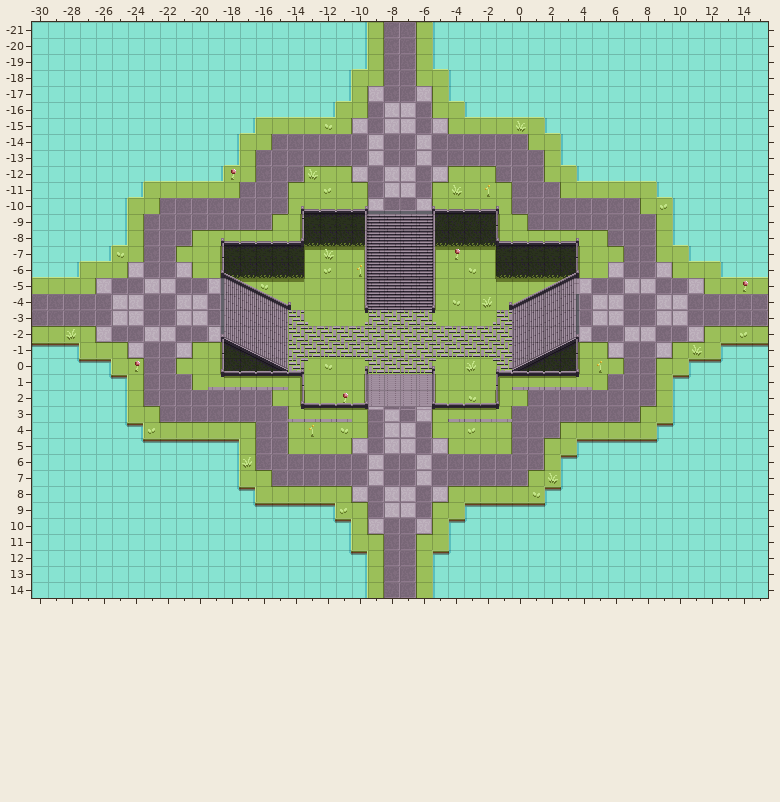
Two states of a Tiled map, Artwork/TileSets/TileMaps/Maps/Playground.tmx. Above is the file before it was changed.
Cells are 16x16 px. Shown: x -30..15, y -21..14. Tiles whose own drawing changed are shown in their newer look in all pictures.
New version:
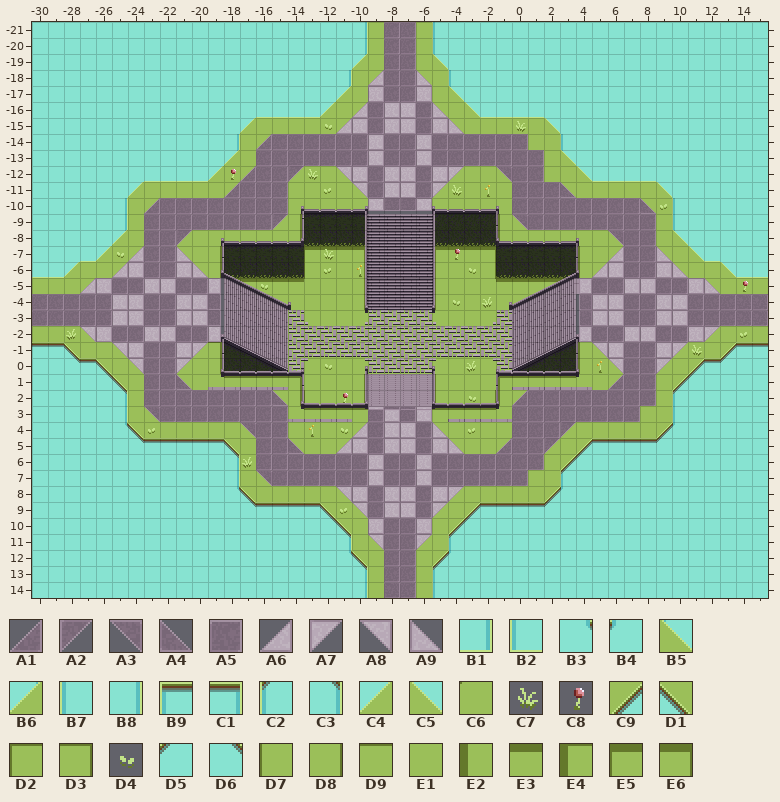
Key: from "STONE": A1 23, A2 23 turned 180, A3 23 turned 270, A4 23 turned 90, A5 24, A6 43, A7 43 turned 180, A8 43 turned 270, A9 43 turned 90, B1 144, B2 144 flipped left-right, B3 163 flipped up-down, B4 163 turned 180, B5 168 flipped up-down, B6 168 turned 180, B7 183, B8 183 flipped left-right, B9 185 flipped on the other diagonal, C1 185 turned 270, C2 187, C3 187 flipped left-right, C4 188 turned 180, C5 188 turned 270, C6 203, C7 205 flipped left-right, C8 207, C9 208, D1 208 turned 90, D2 223, D3 223 turned 90, D4 226 flipped left-right, D5 228, D6 228 turned 90, D7 243, D8 243 turned 180, D9 243 turned 90, E1 244, E2 245, E3 245 turned 90, E4 246, E5 246 flipped on the diagonal, E6 246 turned 90.
__ is an empty cell, ## one hidden under a higher layer.
Tiles replaced or removed in this view: A5, B1, B2, B3, B4, B7, B8, B9, C1, C6, C7, C8, D2, D3, D4, D7, D8, D9, E4, E5, E6.
What changed:
Changed rows in their new state; .. is an unchanged cell.
Layer "Camada de Blocos 2":
first column x -30:
-21 .. .. .. .. .. .. .. .. .. .. .. .. .. .. .. .. .. .. .. .. .. E1 .. .. E1 .. .. .. .. .. .. .. .. .. .. .. .. .. .. .. .. .. .. .. .. ..
-20 .. .. .. .. .. .. .. .. .. .. .. .. .. .. .. .. .. .. .. .. .. E1 .. .. E1 .. .. .. .. .. .. .. .. .. .. .. .. .. .. .. .. .. .. .. .. ..
-19 .. .. .. .. .. .. .. .. .. .. .. .. .. .. .. .. .. .. .. .. B6 E1 .. .. E1 B5 .. .. .. .. .. .. .. .. .. .. .. .. .. .. .. .. .. .. .. ..
-17 .. .. .. .. .. .. .. .. .. .. .. .. .. .. .. .. .. .. .. B6 E1 .. .. .. .. E1 B5 .. .. .. .. .. .. .. .. .. .. .. .. .. .. .. .. .. .. ..
-16 .. .. .. .. .. .. .. .. .. .. .. .. .. .. .. .. .. .. C4 .. E1 .. .. .. .. E1 .. C5 .. .. .. .. .. .. .. .. .. .. .. .. .. .. .. .. .. ..
-15 .. .. .. .. .. .. .. .. .. .. .. .. .. C4 .. .. .. .. .. E1 .. .. .. .. .. .. E1 .. .. .. .. .. C5 .. .. .. .. .. .. .. .. .. .. .. .. ..
-14 .. .. .. .. .. .. .. .. .. .. .. .. .. .. .. .. .. .. .. .. .. .. .. .. .. .. .. .. .. .. .. E1 .. .. .. .. .. .. .. .. .. .. .. .. .. ..
-13 .. .. .. .. .. .. .. .. .. .. .. .. B6 E1 .. .. .. .. .. .. .. .. .. .. .. .. .. .. .. .. .. .. E1 B5 .. .. .. .. .. .. .. .. .. .. .. ..
-12 .. .. .. .. .. .. .. .. .. .. .. C4 .. .. .. .. E1 E1 E1 E1 .. .. .. .. .. .. E1 E1 E1 E1 .. .. E1 .. C5 .. .. .. .. .. .. .. .. .. .. ..
-11 .. .. .. .. .. .. C4 .. .. .. .. .. .. .. .. .. E1 .. .. .. E1 .. .. .. .. E1 .. .. .. E1 .. .. .. .. .. .. .. .. .. C5 .. .. .. .. .. ..
-10 .. .. .. .. .. .. .. .. .. .. .. .. .. .. .. .. E1 .. .. .. E1 .. .. .. .. E1 .. .. .. E1 .. .. .. .. .. .. .. .. E1 .. .. .. .. .. .. ..
 -9 .. .. .. .. .. .. E1 .. .. .. .. .. .. .. .. E1 .. .. .. .. .. .. .. .. .. .. .. .. .. .. E1 .. .. .. .. .. .. .. .. E1 .. .. .. .. .. ..
 -8 .. .. .. .. .. B6 E1 .. .. E1 E1 E1 E1 E1 E1 .. .. .. .. .. .. .. .. .. .. .. .. .. .. .. .. E1 E1 E1 E1 E1 E1 .. .. E1 B5 .. .. .. .. ..
 -7 .. .. .. .. C4 .. E1 .. .. E1 .. .. .. .. .. .. .. .. .. .. .. .. .. .. .. .. .. .. .. .. .. .. .. .. .. .. E1 .. .. .. .. C5 .. .. .. ..
 -6 .. .. C4 .. .. E1 .. .. .. .. .. .. .. .. .. .. .. .. .. .. .. .. .. .. .. .. .. .. .. .. .. .. .. .. .. .. .. .. .. .. E1 .. .. C5 .. ..
 -5 .. .. .. E1 .. .. .. .. .. .. .. .. .. .. .. .. .. .. .. .. .. .. .. .. .. .. .. .. .. .. .. .. .. .. .. .. .. .. .. .. .. .. E1 .. .. ..
 -2 E1 E1 E1 C6 .. .. .. .. .. .. .. .. .. .. .. .. .. .. .. .. .. .. .. .. .. .. .. .. .. .. .. .. .. .. .. .. .. .. .. .. .. .. E1 E1 E1 E1
 -1 .. .. D1 .. E1 .. .. .. .. .. .. .. .. .. .. .. .. .. .. .. .. .. .. .. .. .. .. .. .. .. .. .. .. .. E2 E1 .. .. .. .. E1 E1 .. C9 .. ..
  0 .. .. D6 .. D1 .. .. .. .. .. .. .. .. .. .. .. .. .. .. .. .. .. .. .. .. .. .. .. .. .. .. .. .. .. .. .. E1 .. .. E1 .. C9 .. D5 .. ..
  1 .. .. .. .. D6 D1 E1 .. .. E1 ## .. .. .. .. .. .. .. .. .. .. .. .. .. .. .. .. .. .. .. .. .. .. .. .. E1 E1 .. .. E1 C9 D5 .. .. .. ..
  2 .. .. .. .. .. C3 E1 .. .. .. .. .. .. .. .. E1 .. .. .. .. .. .. .. .. .. .. .. .. .. .. .. .. .. .. .. .. .. .. .. E1 C2 .. .. .. .. ..
  3 .. .. .. .. .. .. .. E1 .. .. .. .. .. .. .. .. E1 .. .. .. E3 .. .. .. .. E3 .. .. .. E1 .. .. .. .. .. .. .. .. E1 .. .. .. .. .. .. ..
  4 .. .. .. .. .. .. D1 .. E1 E1 E1 E1 E1 E1 .. .. E1 .. .. .. E1 .. .. .. .. E1 .. .. .. E1 .. .. .. E1 E1 E1 E1 E1 .. C9 .. .. .. .. .. ..
  5 .. .. .. .. .. .. D6 .. .. .. .. .. D1 E1 .. .. E1 .. .. E1 .. .. .. .. .. .. E1 .. .. E1 .. .. E1 .. C9 .. .. .. .. D5 .. .. .. .. .. ..
  6 .. .. .. .. .. .. .. .. .. .. .. .. C3 E1 .. .. .. .. .. .. .. .. .. .. .. .. .. .. .. .. .. .. E1 C9 D5 .. .. .. .. .. .. .. .. .. .. ..
  7 .. .. .. .. .. .. .. .. .. .. .. .. .. .. E1 .. .. .. .. .. .. .. .. .. .. .. .. .. .. .. .. E1 E1 C2 .. .. .. .. .. .. .. .. .. .. .. ..
  8 .. .. .. .. .. .. .. .. .. .. .. .. .. D1 .. E1 E1 E1 E1 E1 .. .. .. .. .. .. E1 E1 E1 E1 E1 E1 C9 .. .. .. .. .. .. .. .. .. .. .. .. ..
  9 .. .. .. .. .. .. .. .. .. .. .. .. .. D6 .. .. .. .. D1 .. E1 .. .. .. .. E1 .. C9 .. .. .. .. D5 .. .. .. .. .. .. .. .. .. .. .. .. ..
 10 .. .. .. .. .. .. .. .. .. .. .. .. .. .. .. .. .. .. D6 D1 E1 .. .. .. .. E1 C9 D5 .. .. .. .. .. .. .. .. .. .. .. .. .. .. .. .. .. ..
 11 .. .. .. .. .. .. .. .. .. .. .. .. .. .. .. .. .. .. .. C3 .. E1 .. .. E1 .. C2 .. .. .. .. .. .. .. .. .. .. .. .. .. .. .. .. .. .. ..
 12 .. .. .. .. .. .. .. .. .. .. .. .. .. .. .. .. .. .. .. .. D1 E1 .. .. E1 C9 .. .. .. .. .. .. .. .. .. .. .. .. .. .. .. .. .. .. .. ..
 13 .. .. .. .. .. .. .. .. .. .. .. .. .. .. .. .. .. .. .. .. C3 E1 .. .. E1 C2 .. .. .. .. .. .. .. .. .. .. .. .. .. .. .. .. .. .. .. ..
 14 .. .. .. .. .. .. .. .. .. .. .. .. .. .. .. .. .. .. .. .. .. E1 .. .. E1 .. .. .. .. .. .. .. .. .. .. .. .. .. .. .. .. .. .. .. .. ..
Layer "Camada de Blocos 3":
first column x -27:
-18 .. .. .. .. .. .. .. .. .. .. .. .. .. .. .. .. .. .. A6 .. .. A9 .. .. .. .. .. .. .. .. .. .. .. .. .. .. .. .. .. ..
-16 .. .. .. .. .. .. .. .. .. .. .. .. .. .. .. .. .. A6 .. .. .. .. A9 .. .. .. .. .. .. .. .. .. .. .. .. .. .. .. .. ..
-15 .. .. .. .. .. .. .. .. .. .. .. .. .. .. .. .. A6 .. .. .. .. .. .. A9 .. .. .. .. .. .. .. .. .. .. .. .. .. .. .. ..
-14 .. .. .. .. .. .. .. .. .. .. .. A1 .. .. .. .. .. .. .. .. .. .. .. .. .. .. .. .. .. .. .. .. .. .. .. .. .. .. .. ..
-12 .. .. .. .. .. .. .. .. .. .. A1 .. .. A2 .. .. A8 .. .. .. .. .. .. A7 .. .. A3 .. .. .. .. .. .. .. .. .. .. .. .. ..
-11 .. .. .. .. .. .. .. .. .. A1 .. .. .. .. .. .. .. A8 .. .. .. .. A7 .. .. .. .. .. .. .. A4 .. .. .. .. .. .. .. .. ..
-10 .. .. .. .. A1 .. .. .. .. .. .. .. .. .. .. .. .. .. .. .. .. .. .. .. .. .. .. .. .. .. .. .. .. .. .. A4 .. .. .. ..
 -9 .. .. .. .. .. .. .. .. .. .. .. .. A2 .. .. .. .. .. .. .. .. .. .. .. .. .. .. A3 .. .. .. .. .. .. .. .. .. .. .. ..
 -8 .. .. .. .. .. .. A2 .. .. .. .. .. .. .. .. .. .. .. .. .. .. .. .. .. .. .. .. .. .. .. .. .. .. A3 .. .. .. .. .. ..
 -7 .. .. .. A6 .. .. A9 .. .. .. .. .. .. .. .. .. .. .. .. .. .. .. .. .. .. .. .. .. .. .. .. .. .. A6 .. .. A9 .. .. ..
 -6 .. .. A6 .. .. .. .. A9 .. .. .. .. .. .. .. .. .. .. .. .. .. .. .. .. .. .. .. .. .. .. .. .. A6 .. .. .. .. A9 .. ..
 -5 A6 .. .. .. .. .. .. .. .. .. .. .. .. .. .. .. .. .. .. .. .. .. .. .. .. .. .. .. .. .. .. .. .. .. .. .. .. .. .. A9
 -2 A8 .. .. .. .. .. .. .. .. .. .. .. .. .. .. .. .. .. .. .. .. .. .. .. .. .. .. .. .. .. .. .. .. .. .. .. .. .. .. A7
 -1 .. .. A8 .. .. .. .. A7 .. .. .. .. .. .. .. .. .. .. .. .. .. .. .. .. .. .. .. .. .. .. .. .. A8 .. .. .. .. A7 .. ..
  0 .. .. .. A8 .. .. A7 .. .. .. .. .. .. .. .. .. .. .. .. .. .. .. .. .. .. .. .. .. .. .. .. .. .. A8 .. .. A7 .. .. ..
  1 .. .. .. .. .. .. A4 E1 .. .. .. .. .. .. .. .. .. .. .. .. .. .. .. .. .. .. .. .. .. .. .. .. .. A1 .. .. .. .. .. ..
  2 .. .. .. .. .. .. .. .. .. .. .. .. A4 .. .. .. .. .. .. .. .. .. .. .. .. .. .. A1 .. .. .. .. .. .. .. .. .. .. .. ..
  3 .. .. .. .. A3 .. .. .. .. .. .. .. .. .. .. .. .. .. .. .. .. .. .. .. .. .. .. .. .. .. .. .. .. .. .. .. .. .. .. ..
  4 .. .. .. .. .. .. .. .. .. .. A3 .. .. .. .. .. .. A6 .. .. .. .. A9 .. .. .. .. .. .. .. A2 .. .. .. .. .. .. .. .. ..
  5 .. .. .. .. .. .. .. .. .. .. .. .. .. A4 .. .. A6 .. .. .. .. .. .. A9 .. .. A1 .. .. A2 .. .. .. .. .. .. .. .. .. ..
  7 .. .. .. .. .. .. .. .. .. .. .. A3 .. .. .. .. .. .. .. .. .. .. .. .. .. .. .. .. .. __ .. .. .. .. .. .. .. .. .. ..
  8 .. .. .. .. .. .. .. .. .. .. .. .. .. .. .. .. A8 .. .. .. .. .. .. A7 .. .. .. .. __ .. .. .. .. .. .. .. .. .. .. ..
  9 .. .. .. .. .. .. .. .. .. .. .. .. .. .. .. .. .. A8 .. .. .. .. A7 .. .. .. .. .. .. .. .. .. .. .. .. .. .. .. .. ..
 11 .. .. .. .. .. .. .. .. .. .. .. .. .. .. .. .. .. .. A8 .. .. A7 .. .. .. .. .. .. .. .. .. .. .. .. .. .. .. .. .. ..
Where, in picture pixels (left, top, right, bottom), the same in both pictures:
changed: (176, 22, 384, 278)
changed: (416, 22, 624, 278)
changed: (96, 182, 160, 278)
changed: (640, 182, 704, 278)
changed: (64, 262, 96, 294)
changed: (704, 262, 736, 294)
changed: (32, 326, 384, 598)
changed: (416, 326, 768, 598)
